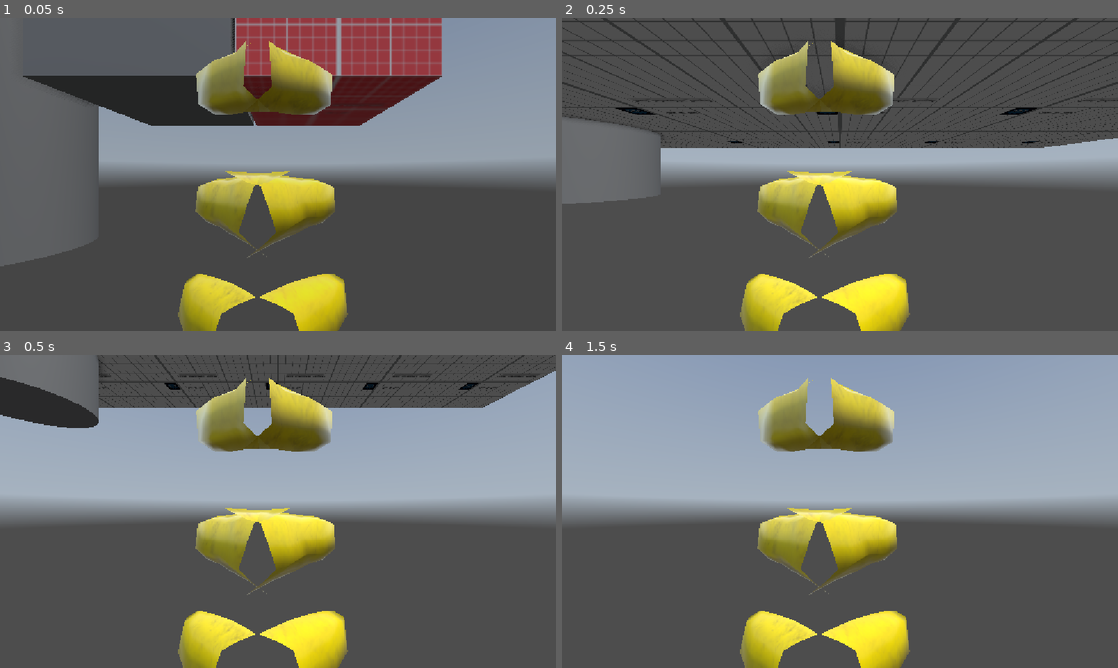
Above: before the commit, frames 1-4 (two rows, left to right).
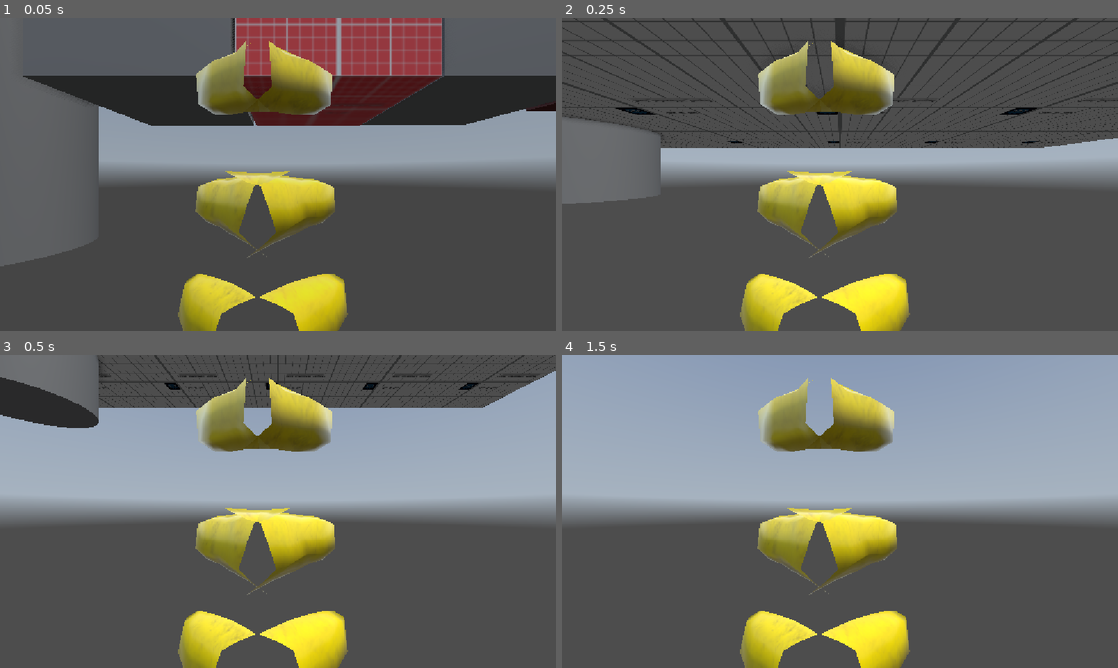
Above: after the commit, the same moments.

Repository: JonShard/VRyHungry
Game: Godot game, scene res://Scenes/JonScene.tscn
Two runs of this game, one before a commit and one after it. Both use one fixed random seed, a clock stepped at 60 frames per second and the inputs below. This scene is started directly instead of the project's main scene. A sky picture missing from this copy of the repository is replaced by a grey-blue gradient.
Inputs (mouse positions are in pixels of both pictures, inside the frame that each line leads up to):
- Up to frame 1 (0.05 s): no input
- Up to frame 2 (0.25 s): no input
- Up to frame 3 (0.5 s): no input
- Up to frame 4 (1.5 s): tap Enter (ui_accept) at 0.5, 0.77, 1.07, 1.25 s; move the mouse to (962, 495) at 0.52 s; hold Right (ui_right) 0.53-1.25 s; click (962, 495) at 0.67 s; drag from (728, 527) to (812, 574) at 1.27 s

The runs differ from the first frame. In frame 1, 7.6% of the frame differs, in the area x 65-100%, y 0-35%; in frame 2, nothing differs; in frame 3, nothing differs; in frame 4, nothing differs.

Commit message:
Add Dirty plates and sink. Dirty plates don't accept food

Diff:
--- a/Containers/container.gd
+++ b/Containers/container.gd
@@ -1,5 +1,7 @@
+class_name ItemContainer
 extends Node3D
 
+@export var enabled: bool = true
 @export var target_group : String # Items with this tag can be added to the container
 @export var meal_positions: Array[Node3D] = []
 @export var side_positions: Array[Node3D] = []
@@ -12,7 +14,6 @@
 
 var contained_items: Array[FoodItem] # Expose nice list of others to read
 
-
 # Called when the node enters the scene tree for the first time.
 func _ready() -> void:
 	area_3d.body_entered.connect(_on_body_entered)
@@ -23,9 +24,13 @@
 
 
 func _on_body_entered(body: Node3D) -> void:
+	print("Container enabled: ", enabled)
+	if not enabled:
+		print("Container disabled in  _on_body_entered body")
+		return
 	if not body.is_in_group(target_group):
 		return
-
+	print("Container _on_body_entered body: ", body)
 	var picked_by = xr_pickable.get_picked_up_by()
 	if picked_by and picked_by.is_in_group("station"):
 
--- a/Containers/plate.tscn
+++ b/Containers/plate.tscn
@@ -2,6 +2,7 @@
 
 [ext_resource type="Script" uid="uid://bfrlpbsqg5lqr" path="res://addons/godot-xr-tools/objects/pickable.gd" id="1_nq5sa"]
 [ext_resource type="PackedScene" uid="uid://du31pqeytu8as" path="res://Containers/container.tscn" id="1_s5yhh"]
+[ext_resource type="Script" uid="uid://iqjqsk4v6qfh" path="res://Containers/plate_controller.gd" id="1_vjsmi"]
 [ext_resource type="PackedScene" uid="uid://c25yxb0vt53vc" path="res://addons/godot-xr-tools/objects/grab_points/grab_point_hand_left.tscn" id="2_3bkoa"]
 [ext_resource type="Animation" uid="uid://db62hs5s4n2b3" path="res://addons/godot-xr-tools/hands/animations/left/Grip 4.res" id="3_6v47p"]
 [ext_resource type="Script" uid="uid://dvobm6vcfnqe8" path="res://addons/godot-xr-tools/hands/poses/hand_pose_settings.gd" id="4_dhtvl"]
@@ -22,11 +23,17 @@
 closed_pose = ExtResource("6_el51w")
 metadata/_custom_type_script = "uid://dvobm6vcfnqe8"
 
+[sub_resource type="StandardMaterial3D" id="StandardMaterial3D_vlqg6"]
+albedo_color = Color(0.36656043, 0.16690676, 0.12531222, 1)
+
 [node name="Plate" type="RigidBody3D" unique_id=190487773]
 collision_layer = 4
 collision_mask = 196615
 freeze_mode = 1
 script = ExtResource("1_nq5sa")
+
+[node name="PlateController" type="Node" parent="." unique_id=1503264193]
+script = ExtResource("1_vjsmi")
 
 [node name="CollisionShape3D" type="CollisionShape3D" parent="." unique_id=1365637864]
 transform = Transform3D(1, 0, 0, 0, 1, 0, 0, 0, 1, 0, -0.007171631, 0)
@@ -83,3 +90,47 @@
 
 [node name="Slot4" type="Node3D" parent="Container/SidePositions" unique_id=379534402]
 transform = Transform3D(1, 0, 0, 0, 1, 0, 0, 0, 1, 0.06938871, 0, 0.072598234)
+
+[node name="Dirty" type="Node3D" parent="." unique_id=319270152]
+visible = false
+
+[node name="CSGCylinder3D" type="CSGCylinder3D" parent="Dirty" unique_id=1075901752]
+transform = Transform3D(1, 0, 0, 0, 1, 0, 0, 0, 1, 0.074060306, -1.4901161e-08, -0.021821946)
+radius = 0.02
+height = 0.005
+sides = 16
+material = SubResource("StandardMaterial3D_vlqg6")
+
+[node name="CSGCylinder3D2" type="CSGCylinder3D" parent="Dirty" unique_id=1566886557]
+transform = Transform3D(1, 0, 0, 0, 1, 0, 0, 0, 1, 0.035480514, 0, 0.09590546)
+radius = 0.04
+height = 0.005
+sides = 16
+material = SubResource("StandardMaterial3D_vlqg6")
+
+[node name="CSGCylinder3D3" type="CSGCylinder3D" parent="Dirty" unique_id=1761966340]
+transform = Transform3D(0.9644101, 0.26441094, 0, -0.26441094, 0.9644101, 0, 0, 0, 1, -0.11377221, 0.005669184, 0.010442272)
+radius = 0.05
+height = 0.005
+sides = 16
+material = SubResource("StandardMaterial3D_vlqg6")
+
+[node name="CSGCylinder3D4" type="CSGCylinder3D" parent="Dirty" unique_id=1869071428]
+transform = Transform3D(1, 0, 0, 0, 1, 0, 0, 0, 1, 0.023516195, 0, -0.088724144)
+radius = 0.024
+height = 0.005
+sides = 16
+material = SubResource("StandardMaterial3D_vlqg6")
+
+[node name="CSGTorus3D" type="CSGTorus3D" parent="Dirty" unique_id=753275027]
+transform = Transform3D(1, 0, 0, 0, 1, 0, 0, 0, 1, 0.0009794924, -0.005010009, -0.0004204195)
+inner_radius = 0.10664626
+outer_radius = 0.14543402
+sides = 16
+material = SubResource("StandardMaterial3D_vlqg6")
+
+[node name="CSGPolygon3D" type="CSGPolygon3D" parent="Dirty" unique_id=280929999]
+transform = Transform3D(0.21189868, 0, 0, 0, -9.2623855e-09, 0.21189868, 0, -0.21189868, -9.2623855e-09, -0.04347625, 0, 0.017095774)
+polygon = PackedVector2Array(-0.053057775, 0.2586278, 0.09469998, 0.40791017, 0.31746316, 0.26044407, 0.4514293, -0.05809097, 0.105977096, -0.11683442, -4.3913722e-05, 0.02302903)
+depth = 0.02
+material = SubResource("StandardMaterial3D_vlqg6")
--- /dev/null
+++ b/Containers/plate_controller.gd
@@ -0,0 +1,21 @@
+class_name PlateController
+extends Node
+
+@onready var dirty_node: Node3D = $"../Dirty"
+@onready var container: ItemContainer = $"../Container"
+
+@export var is_dirty: bool = false
+
+func _ready() -> void:
+	if not dirty_node:
+		push_error("Plate is missing its dirty_node")
+	dirty_node.visible = is_dirty
+
+
+func _process(delta: float) -> void:
+	if is_dirty:
+		container.enabled = false
+		dirty_node.visible = true
+	else:
+		container.enabled = true
+		dirty_node.visible = false
--- a/Scenes/JonScene.tscn
+++ b/Scenes/JonScene.tscn
@@ -12,6 +12,8 @@
 [ext_resource type="PackedScene" uid="uid://bp3v1jl8pctro" path="res://Containers/plate.tscn" id="10_ay2w6"]
 [ext_resource type="PackedScene" uid="uid://dpot5qie20vf6" path="res://Items/burger.tscn" id="11_qn1ku"]
 [ext_resource type="PackedScene" uid="uid://b3m2ag8g5rj4r" path="res://Items/hamburger.tscn" id="12_hfwnn"]
+[ext_resource type="PackedScene" uid="uid://dvrk268s7gkxh" path="res://Stations/sink.tscn" id="13_o1b3t"]
+[ext_resource type="PackedScene" uid="uid://cnjwtnhwh0i8q" path="res://Scenes/dirt_station.tscn" id="14_irf4n"]
 
 [sub_resource type="BoxShape3D" id="BoxShape3D_vlqg6"]
 size = Vector3(5, 0.1, 5)
@@ -93,7 +95,7 @@
 transform = Transform3D(1, 0, 0, 0, 1, 0, 0, 0, 1, -1.832131, 0.40028095, -1.4813508)
 
 [node name="Plate" parent="." unique_id=190487773 instance=ExtResource("10_ay2w6")]
-transform = Transform3D(1, 0, 0, 0, 1, 0, 0, 0, 1, -0.72025335, 1.4458435, -1.5107731)
+transform = Transform3D(1, 0, 0, 0, 1, 0, 0, 0, 1, -0.79203784, 1.6058162, -1.4441451)
 
 [node name="burger" parent="." unique_id=1417604760 instance=ExtResource("11_qn1ku")]
 transform = Transform3D(1, 0, 0, 0, 1, 0, 0, 0, 1, -1.1439226, 1.4195822, -1.2004558)
@@ -108,7 +110,7 @@
 transform = Transform3D(1, 0, 0, 0, 1, 0, 0, 0, 1, -1.1414003, 1.4543622, -1.210453)
 
 [node name="Hamburger" parent="." unique_id=761091445 instance=ExtResource("12_hfwnn")]
-transform = Transform3D(1, 0, 0, 0, 1, 0, 0, 0, 1, -0.18456237, 1.5438088, -1.3716147)
+transform = Transform3D(1, 0, 0, 0, 1, 0, 0, 0, 1, -0.19655037, 1.623975, -1.4350286)
 
 [node name="PickableObject" parent="." unique_id=1675596942 instance=ExtResource("6_eoxxy")]
 transform = Transform3D(1, 0, -2.2351742e-08, -2.9802322e-08, 1.0000001, 0, -2.6077032e-08, 1.4901161e-08, 1, -0.042440414, 1.4792972, -1.0473135)
@@ -130,3 +132,15 @@
 
 [node name="PickableObject6" parent="." unique_id=1268843669 instance=ExtResource("6_eoxxy")]
 transform = Transform3D(1, 0, -2.2351742e-08, -2.9802322e-08, 1.0000001, -5.293956e-23, -2.6077032e-08, 1.4901161e-08, 1, 0.08126438, 1.4639391, -1.1673055)
+
+[node name="Sink" parent="." unique_id=2055277359 instance=ExtResource("13_o1b3t")]
+transform = Transform3D(1, 0, 0, 0, 1, 0, 0, 0, 1, 1.3140475, 0.9061539, -1.4941733)
+
+[node name="DirtStation" parent="." unique_id=160842153 instance=ExtResource("14_irf4n")]
+transform = Transform3D(1, 0, 0, 0, 1, 0, 0, 0, 1, 2.0864775, 0.8981018, -1.244947)
+
+[node name="Plate2" parent="." unique_id=356790445 instance=ExtResource("10_ay2w6")]
+transform = Transform3D(1, 0, 0, 0, 1, 0, 0, 0, 1, -0.17896795, 1.499024, -1.7930261)
+
+[node name="Plate3" parent="." unique_id=1550985497 instance=ExtResource("10_ay2w6")]
+transform = Transform3D(1, 0, 0, 0, 1, 0, 0, 0, 1, -0.4482152, 1.6058162, -1.1127436)
--- /dev/null
+++ b/Scenes/dirt_station.gd
@@ -0,0 +1,13 @@
+extends StaticBody3D
+
+@onready var snap_zone: XRToolsSnapZone = $XRToolsSnapZone
+
+# Called when the node enters the scene tree for the first time.
+func _ready() -> void:
+	snap_zone.has_picked_up.connect(_makeDirty)
+
+func _makeDirty(item) -> void:
+	var plate: PlateController = item.get_node_or_null("PlateController") as PlateController
+	if not plate.is_dirty:
+		plate.is_dirty = true
+		print("Dirt Station could not find Dirty in: ", item)
--- /dev/null
+++ b/Scenes/dirt_station.tscn
@@ -0,0 +1,43 @@
+[gd_scene format=3 uid="uid://cnjwtnhwh0i8q"]
+
+[ext_resource type="Script" uid="uid://q7tpwmrbmu1m" path="res://Scenes/dirt_station.gd" id="1_hc1d4"]
+[ext_resource type="Script" uid="uid://cquqe4f1m1sw6" path="res://addons/godot-xr-tools/objects/snap_zone.gd" id="2_v0ytd"]
+
+[sub_resource type="BoxShape3D" id="BoxShape3D_24d3s"]
+size = Vector3(0.5, 1, 0.5)
+
+[sub_resource type="StandardMaterial3D" id="StandardMaterial3D_qn1ku"]
+albedo_color = Color(0.45262197, 0.26770625, 0.2601587, 1)
+
+[sub_resource type="BoxMesh" id="BoxMesh_ay2w6"]
+material = SubResource("StandardMaterial3D_qn1ku")
+size = Vector3(0.5, 1, 0.5)
+
+[sub_resource type="SphereShape3D" id="SphereShape3D_dlkho"]
+radius = 0.3
+
+[node name="DirtStation" type="StaticBody3D" unique_id=160842153 groups=["station"]]
+script = ExtResource("1_hc1d4")
+
+[node name="CollisionShape3D" type="CollisionShape3D" parent="." unique_id=1400366312]
+shape = SubResource("BoxShape3D_24d3s")
+
+[node name="MeshInstance3D" type="MeshInstance3D" parent="CollisionShape3D" unique_id=55726639]
+transform = Transform3D(1, 0, 0, 0, 1, 0, 0, 0, 1, 0.008318901, 0, -0.022509098)
+mesh = SubResource("BoxMesh_ay2w6")
+
+[node name="Label3D" type="Label3D" parent="CollisionShape3D" unique_id=1251766743]
+transform = Transform3D(0.9999992, 0, 0, 0, 0.99999946, 0, 0, 0, 0.9999992, 0.002797456, 0.6309581, -0.2812457)
+text = "Dirt"
+
+[node name="XRToolsSnapZone" type="Area3D" parent="." unique_id=333161027 groups=["station"]]
+transform = Transform3D(1, 0, 0, 0, 1, 0, 0, 0, 1, 0, 0.5270121, 0)
+collision_layer = 65536
+collision_mask = 65536
+script = ExtResource("2_v0ytd")
+snap_mode = 1
+metadata/_custom_type_script = "uid://cquqe4f1m1sw6"
+
+[node name="CollisionShape3D2" type="CollisionShape3D" parent="XRToolsSnapZone" unique_id=1398712192]
+transform = Transform3D(0.5, 0, 0, 0, 0.5, 0, 0, 0, 0.5, 0, -0.000975132, 0)
+shape = SubResource("SphereShape3D_dlkho")
--- /dev/null
+++ b/Stations/sink.gd
@@ -0,0 +1,39 @@
+extends StaticBody3D
+
+const plate_wash_time: float = 3.0
+@export var plate_scene : PackedScene
+@export_range(0.0, 10.0, 0.1) var wash_speed: float = 1.0
+
+@onready var snap_zone: XRToolsSnapZone = $XRToolsSnapZone
+
+var progress: float = 0.0
+
+func _ready() -> void:
+	if not plate_scene:
+		push_error("Sink is missing reference to plate scene")
+
+func _process(delta: float) -> void:
+	var item = snap_zone.picked_up_object
+
+	if not item:
+		progress = 0
+		return # Exit early since there's nothing to process
+
+
+	var plate: PlateController = item.get_node_or_null("PlateController") as PlateController
+	if plate:
+		# Not dirty? Nothing to wash
+		if not plate.is_dirty:
+			return
+
+		# Washing logic using the encapsulated property
+		if progress >= plate_wash_time:
+			plate.is_dirty = false # This automatically updates visibility and the container state!
+			print("Sink washing complete!")
+		else:
+			progress += wash_speed * delta
+			print("Sink washing plate: ", progress)
+
+	# Sink empty, reset progress
+	if not snap_zone.picked_up_object:
+		progress = 0
--- /dev/null
+++ b/Stations/sink.tscn
@@ -0,0 +1,57 @@
+[gd_scene format=3 uid="uid://dvrk268s7gkxh"]
+
+[ext_resource type="Script" uid="uid://byh5j25mwt3oc" path="res://Stations/sink.gd" id="1_7hh4b"]
+[ext_resource type="Script" uid="uid://cquqe4f1m1sw6" path="res://addons/godot-xr-tools/objects/snap_zone.gd" id="2_3ocod"]
+[ext_resource type="PackedScene" uid="uid://bp3v1jl8pctro" path="res://Containers/plate.tscn" id="2_ai6d4"]
+
+[sub_resource type="BoxShape3D" id="BoxShape3D_24d3s"]
+
+[sub_resource type="SphereShape3D" id="SphereShape3D_dlkho"]
+radius = 0.3
+
+[node name="Sink" type="StaticBody3D" unique_id=2055277359 groups=["station"]]
+script = ExtResource("1_7hh4b")
+plate_scene = ExtResource("2_ai6d4")
+
+[node name="CollisionShape3D" type="CollisionShape3D" parent="." unique_id=964735164]
+shape = SubResource("BoxShape3D_24d3s")
+
+[node name="Label3D" type="Label3D" parent="CollisionShape3D" unique_id=878280948]
+transform = Transform3D(0.9999992, 0, 0, 0, 0.99999946, 0, 0, 0, 0.9999992, 0.002797456, 0.6309581, -0.2812457)
+text = "Sink
+"
+
+[node name="XRToolsSnapZone" type="Area3D" parent="." unique_id=1762550988 groups=["station"]]
+transform = Transform3D(1, 0, 0, 0, 1, 0, 0, 0, 1, 0, 0.5163779, 0)
+collision_layer = 65536
+collision_mask = 65536
+script = ExtResource("2_3ocod")
+snap_mode = 1
+metadata/_custom_type_script = "uid://cquqe4f1m1sw6"
+
+[node name="CollisionShape3D2" type="CollisionShape3D" parent="XRToolsSnapZone" unique_id=860566355]
+transform = Transform3D(0.5, 0, 0, 0, 0.5, 0, 0, 0, 0.5, 0, -0.000975132, 0)
+shape = SubResource("SphereShape3D_dlkho")
+
+[node name="CSGCombiner3D" type="CSGCombiner3D" parent="." unique_id=311064646]
+
+[node name="CSGBox3D" type="CSGBox3D" parent="CSGCombiner3D" unique_id=1147823280]
+
+[node name="CSGSphere3D" type="CSGSphere3D" parent="CSGCombiner3D" unique_id=2129615695]
+transform = Transform3D(1.1506689, 0, 0, 0, 2.7299998, 0, 0, 0, 1, 0, 1.3568852, 0.06031096)
+operation = 2
+radial_segments = 20
+
+[node name="CSGTorus3D" type="CSGTorus3D" parent="CSGCombiner3D" unique_id=2055166617]
+transform = Transform3D(-4.371139e-08, -1, 0, 1, -4.371139e-08, 0, 0, 0, 0.84928787, 0, 0.5107032, -0.20686007)
+inner_radius = 0.2
+outer_radius = 0.3
+sides = 16
+
+[node name="CSGBox3D" type="CSGBox3D" parent="CSGCombiner3D/CSGTorus3D" unique_id=1722820789]
+transform = Transform3D(0.5128697, 0, 0, 0, 0.3125893, 0, 0, 0, 1, -0.29027426, 2.3841858e-07, 0)
+operation = 2
+
+[node name="CSGBox3D2" type="CSGBox3D" parent="CSGCombiner3D/CSGTorus3D" unique_id=1812160684]
+transform = Transform3D(0.7700283, 1.4431469e-09, 0.15563977, 3.974847e-09, 0.3125893, -6.8032304e-09, -0.38511342, 6.1118572e-09, 0.3111993, -0.2084502, 8.34465e-07, 0.36219144)
+operation = 2
Not shown, added: Containers/plate_controller.gd.uid
Not shown, added: Scenes/dirt_station.gd.uid
Not shown, added: Stations/sink.gd.uid
Not shown, changed: TODO.md
Not shown, changed: kanban_tasks_data.kanban
